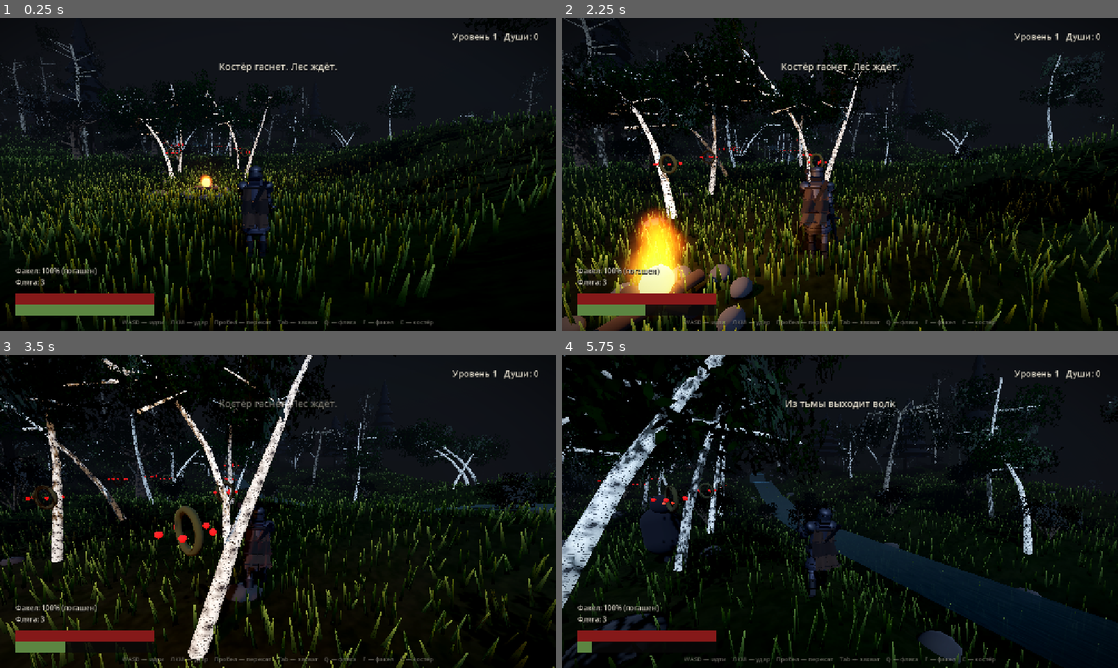
Above: before the commit, frames 1-4 (two rows, left to right).
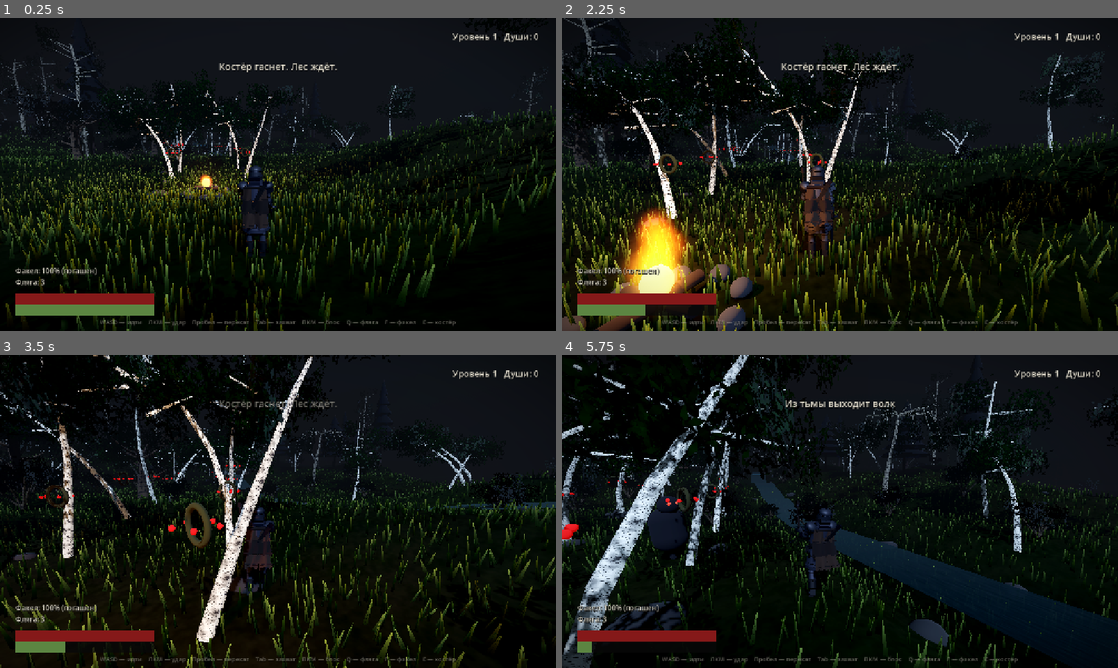
Above: after the commit, the same moments.

Repository: Dronec00/tropa
Game: Godot game, scene res://scenes/main.tscn
Same seed, same stepped clock (60 frames per second), same inputs: the game is played once before the commit and once after it.
Inputs (mouse positions are in pixels of both pictures, inside the frame that each line leads up to):
- Up to frame 1 (0.25 s): no input
- Up to frame 2 (2.25 s): tap Enter at 0.5 s; move the mouse to (867, 174) at 0.52 s; hold W (move_forward) from 0.53 s (still down); click (867, 174) at 0.6 s; tap Q (heal) at 0.8, 1.35 s; move the mouse to (812, 174) at 1.27 s; click (812, 174) at 1.42 s; tap Tab (lock) at 1.55, 2.1 s; move the mouse to (851, 168) at 2.02 s; click (851, 168) at 2.17 s
- Up to frame 3 (3.5 s): keep holding W (move_forward); right-click (289, 505) at 2.3 s; move the mouse to (272, 517) at 2.77 s; right-click (272, 517) at 2.85 s; click (272, 517) at 3.05 s
- Up to frame 4 (5.75 s): keep holding W (move_forward); move the mouse to (878, 514) at 3.52 s; click (878, 514) at 3.6 s; tap Q (heal) at 3.8, 5.1 s; move the mouse to (795, 508) at 4.27 s; tap Space (dodge) at 4.35 s; click (795, 508) at 4.42 s; tap Tab (lock) at 4.55 s; move the mouse to (845, 511) at 5.02 s; click (845, 511) at 5.17 s; right-click (845, 511) at 5.3 s

The runs differ from the first frame. In frame 1, 0.4% of the frame differs, in the area x 18-82%, y 96-99%; in frame 2, 1.1%; in frame 3, 22%, in the area x 0-100%, y 0-100%; in frame 4, 21%.

Commit message:
Комбо из трёх ударов, блок и парирование
- серия из трёх ударов: третий усилен в 1.35 раза, окно серии 0.8 с
- блок на ПКМ: гасит 78% урона, тратит стамину, при нуле защита ломается
- парирование: 0.25 с после нажатия, урон не проходит, враг уходит в стаггер
- стойка блока в аниматоре: руки поднимаются, корпус разворачивается
- у врага появился stagger() для парирования

Diff:
--- a/scripts/enemy.gd
+++ b/scripts/enemy.gd
@@ -340,6 +340,11 @@
 		if state != State.STRIKE:
 			_set_state(State.STAGGER, 0.30)
 
+func stagger(duration: float = 0.65) -> void:
+	if _dead:
+		return
+	_set_state(State.STAGGER, duration)
+
 func set_torch_bonus(multiplier: float) -> void:
 	_torch_bonus = multiplier
 
--- a/scripts/hud.gd
+++ b/scripts/hud.gd
@@ -73,7 +73,7 @@
 	var hint := _make_label(Vector2(0, 690), Vector2(1280, 24), 14)
 	hint.horizontal_alignment = HORIZONTAL_ALIGNMENT_CENTER
 	hint.modulate = Color(1, 1, 1, 0.45)
-	hint.text = "WASD — идти    ЛКМ — удар    Пробел — перекат    Tab — захват    Q — фляга    F — факел    E — костёр"
+	hint.text = "WASD — идти    ЛКМ — удар    Пробел — перекат    Tab — захват    ПКМ — блок    Q — фляга    F — факел    E — костёр"
 
 func _build_level_panel() -> void:
 	_level_panel = Control.new()
--- a/scripts/knight_model_v2.gd
+++ b/scripts/knight_model_v2.gd
@@ -862,6 +862,8 @@
 	var _phase: float = 0.0
 	var _attacking: bool = false
 	var _attack_time: float = 0.0
+	var _mirror: bool = false
+	var _block: bool = false
 
 	func setup(rig: Dictionary) -> void:
 		_hips = rig.get("hips") as Node3D
@@ -918,9 +920,13 @@
 	func set_locomotion(speed: float) -> void:
 		_target_speed = clampf(speed, 0.0, 9.0)
 
-	func play_attack() -> void:
+	func play_attack(variant: int = 0) -> void:
 		_attacking = true
 		_attack_time = 0.0
+		_mirror = (variant % 2) == 1
+
+	func set_block(active: bool) -> void:
+		_block = active
 
 	# --- кадры удара ---
 
@@ -1126,6 +1132,20 @@
 			if w > 0.001:
 				_apply_attack(t, w)
 
+		# --- стойка блока ---
+		if _block and not _attacking:
+			var guard: float = 0.75
+			_shoulder_l.rotation = _shoulder_l.rotation.lerp(
+				_rv("sh_l") + Vector3(-0.85, 0.55, 0.35), guard)
+			_elbow_l.rotation = _elbow_l.rotation.lerp(
+				_rv("el_l") + Vector3(-1.15, 0.0, 0.0), guard)
+			_shoulder_r.rotation = _shoulder_r.rotation.lerp(
+				_rv("sh_r") + Vector3(-0.55, -0.35, 0.0), guard)
+			_elbow_r.rotation = _elbow_r.rotation.lerp(
+				_rv("el_r") + Vector3(-1.0, 0.0, 0.0), guard)
+			_torso.rotation = _torso.rotation.lerp(
+				_rv("torso") + Vector3(0.08, 0.18, 0.0), guard)
+
 		# --- факел всегда держим вертикально (кисть компенсирует) ---
 		if _torch != null and _torch.is_inside_tree():
 			_torch.global_rotation = Vector3(-0.06, 0.0, 0.05)
@@ -1149,6 +1169,21 @@
 		var p: Dictionary = _pose_at(t)
 		if p.is_empty():
 			return
+		if _mirror:
+			var mirrored: Dictionary = {}
+			for key in p.keys():
+				if key == "t":
+					mirrored[key] = p[key]
+					continue
+				var v: Vector3 = p[key]
+				mirrored[key] = Vector3(v.x, -v.y, -v.z)
+			mirrored["thigh_r"] = p["thigh_l"]
+			mirrored["knee_r"] = p["knee_l"]
+			mirrored["ankle_r"] = p["ankle_l"]
+			mirrored["thigh_l"] = p["thigh_r"]
+			mirrored["knee_l"] = p["knee_r"]
+			mirrored["ankle_l"] = p["ankle_r"]
+			p = mirrored
 		_shoulder_r.rotation = _shoulder_r.rotation.lerp(
 				_rv("sh_r") + (p["sh_r"] as Vector3), w)
 		_elbow_r.rotation = _elbow_r.rotation.lerp(
--- a/scripts/main.gd
+++ b/scripts/main.gd
@@ -125,6 +125,7 @@
 	_build_hud()
 	hud.show_notice("Костёр гаснет. Лес ждёт.", 4.0)
 
+
 func _process(delta: float) -> void:
 	_time += delta
 	if _fire_light:
@@ -195,6 +196,7 @@
 	_add_key("upgrade_3", KEY_3)
 	_add_key("upgrade_4", KEY_4)
 	_add_mouse("attack", MOUSE_BUTTON_LEFT)
+	_add_mouse("block", MOUSE_BUTTON_RIGHT)
 
 func _add_key(action: StringName, keycode: Key) -> void:
 	if not InputMap.has_action(action):
--- a/scripts/player.gd
+++ b/scripts/player.gd
@@ -60,6 +60,11 @@
 var _sword_pivot: Node3D
 var _animator: Node
 var _use_v2 := false
+var blocking := false
+var _parry_timer := 0.0
+var _combo_index := 0
+var _combo_window := 0.0
+var _current_damage := 34.0
 var _torch_flame: Node3D
 var _torch_light: OmniLight3D
 var _torch_particles: CPUParticles3D
@@ -178,6 +183,16 @@
 	_invuln = maxf(0.0, _invuln - delta)
 	_attack_cd = maxf(0.0, _attack_cd - delta)
 	_heal_cd = maxf(0.0, _heal_cd - delta)
+	_parry_timer = maxf(0.0, _parry_timer - delta)
+	_combo_window = maxf(0.0, _combo_window - delta)
+
+	if Input.is_action_just_pressed("block"):
+		blocking = true
+		_parry_timer = 0.25
+	if Input.is_action_just_released("block"):
+		blocking = false
+	if _use_v2 and _animator and _animator.has_method("set_block"):
+		_animator.call("set_block", blocking)
 
 	if not is_on_floor():
 		velocity.y -= GRAVITY * delta
@@ -194,8 +209,9 @@
 		velocity.x = _roll_dir.x * ROLL_SPEED
 		velocity.z = _roll_dir.z * ROLL_SPEED
 	else:
-		velocity.x = move_dir.x * MOVE_SPEED
-		velocity.z = move_dir.z * MOVE_SPEED
+		var speed := MOVE_SPEED * (0.55 if blocking else 1.0)
+		velocity.x = move_dir.x * speed
+		velocity.z = move_dir.z * speed
 		if move_dir.length() > 0.1:
 			var target_yaw := atan2(-move_dir.x, -move_dir.z)
 			model.rotation.y = lerp_angle(model.rotation.y, target_yaw, 14.0 * delta)
@@ -333,19 +349,22 @@
 	_roll_dir = _roll_dir.normalized()
 
 func _try_attack() -> void:
-	if _attack_cd > 0.0 or _roll_timer > 0.0 or stamina < ATTACK_COST:
-		return
+	if blocking or _attack_cd > 0.0 or _roll_timer > 0.0 or stamina < ATTACK_COST:
+		return
+	_combo_index = ((_combo_index % 3) + 1) if _combo_window > 0.0 else 1
+	_combo_window = 0.8
+	_current_damage = ATTACK_DAMAGE * (1.35 if _combo_index == 3 else 1.0) + damage_bonus
 	_attack_cd = ATTACK_COOLDOWN
 	stamina -= ATTACK_COST
 	stamina_changed.emit(stamina, max_stamina)
-	_swing()
+	_swing(_combo_index - 1)
 	await get_tree().create_timer(0.46 if _use_v2 else 0.16).timeout
 	if not _dead:
 		_apply_hit()
 
-func _swing() -> void:
+func _swing(variant: int = 0) -> void:
 	if _use_v2 and _animator and _animator.has_method("play_attack"):
-		_animator.call("play_attack")
+		_animator.call("play_attack", variant)
 		return
 
 	var pivot := _sword_pivot
@@ -374,7 +393,7 @@
 		query.exclude = [get_rid()]
 		var hit := get_world_3d().direct_space_state.intersect_ray(query)
 		if hit and hit.collider.has_method("take_damage"):
-			hit.collider.take_damage(ATTACK_DAMAGE + damage_bonus, self)
+			hit.collider.take_damage(_current_damage, self)
 			return
 
 func _try_heal() -> void:
@@ -389,6 +408,29 @@
 func take_damage(amount: float, source: Node = null) -> void:
 	if _dead or _invuln > 0.0:
 		return
+
+	if blocking:
+		if _parry_timer > 0.0:
+			_parry_timer = 0.0
+			stamina = maxf(0.0, stamina - 12.0)
+			stamina_changed.emit(stamina, max_stamina)
+			notice.emit("Парирование!")
+			if source != null and source.has_method("stagger"):
+				source.stagger()
+			return
+		health = maxf(0.0, health - amount * 0.22)
+		stamina = maxf(0.0, stamina - amount * 1.3)
+		health_changed.emit(health, max_health)
+		stamina_changed.emit(stamina, max_stamina)
+		if stamina <= 0.0:
+			blocking = false
+			notice.emit("Защита сломана")
+		if health <= 0.0:
+			_dead = true
+			velocity = Vector3.ZERO
+			died.emit()
+		return
+
 	health = maxf(0.0, health - amount)
 	health_changed.emit(health, max_health)
 	if health <= 0.0:
@@ -408,6 +450,9 @@
 	stamina = max_stamina
 	_roll_timer = 0.0
 	_invuln = 1.2
+	blocking = false
+	_combo_window = 0.0
+	_combo_index = 0
 	health_changed.emit(health, max_health)
 	stamina_changed.emit(stamina, max_stamina)
 	Input.mouse_mode = Input.MOUSE_MODE_CAPTURED
Not shown, changed: TODO.md
